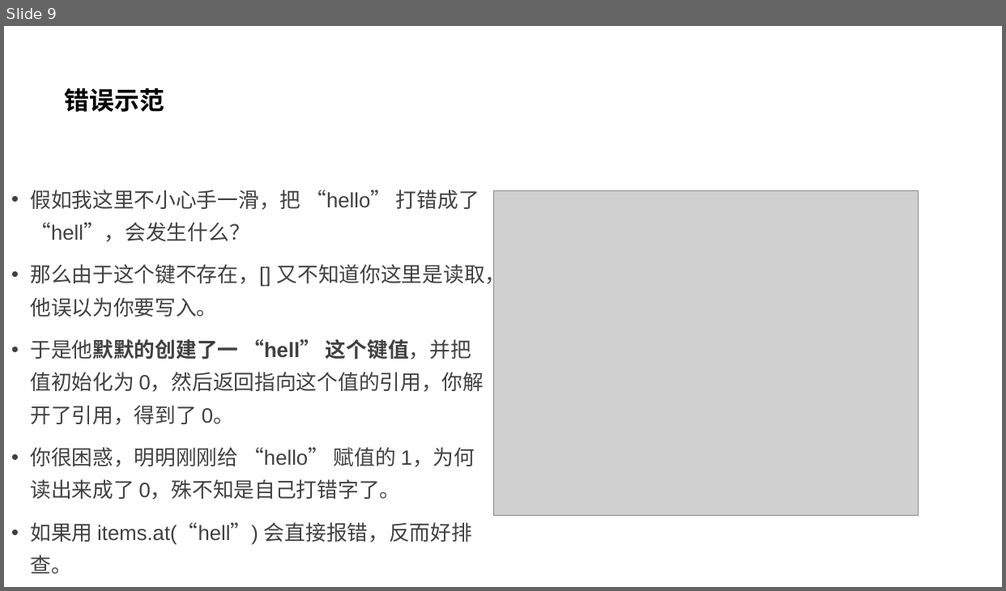
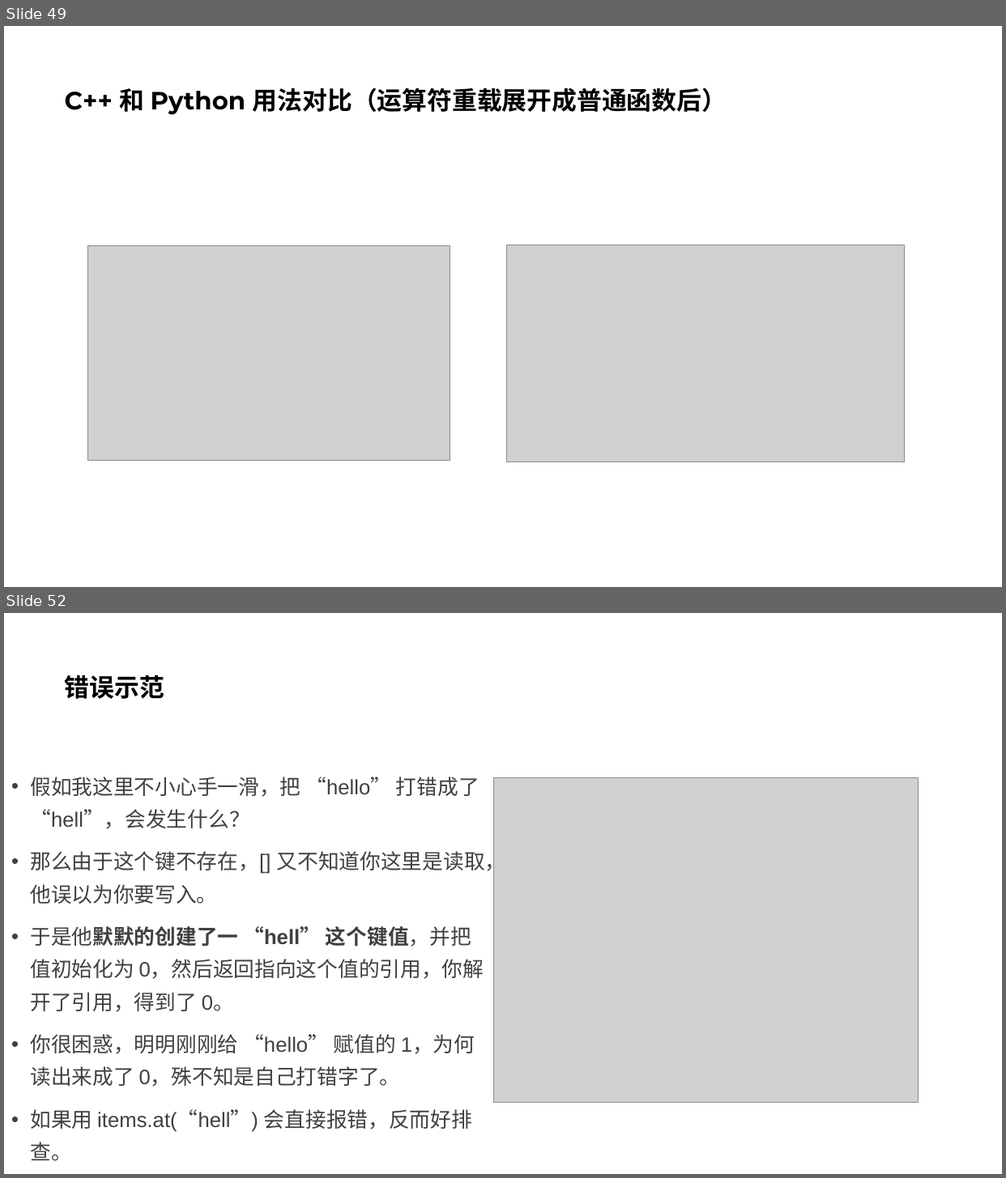
Before and after one commit to parallel101/course, a slide deck: 17/slides.pptx. Shown one above the other, each under a label of ours: slide 9 before the commit, slides 49 and 52 after it; the slides between them are not shown. The pictures are 1006x591 and 1006x1178 pixels, drawn with LibreOffice and Linux fonts; fonts in the diff are those of the drawing; grey boxes stand for pictures. Boxes give left, top, right and bottom in pixels: in the first picture for what was removed or moved away, otherwise in the second. Text is boxed around its words. In the diff, an @@ line names an element or a change of style, - is before the commit and + after.

```diff
--- a/17/slides.pptx
+++ b/17/slides.pptx
@@ slide 49 added at (4, 26, 1002, 587), background #FFFFFF @@
@@ title added at (65, 88, 727, 115), 24 pt, text #000000, bold @@
+C++ 和 Python 用法对比（运算符重载展开成普通函数后）
@@ picture added at (88, 246, 450, 461) @@
@@ picture added at (507, 246, 905, 463) @@
@@ what was slide 9 is now slide 52 @@
```
Also in this commit, not shown: 9 slides changed, 45 other slides added, 1 slide removed, 6 other files.
